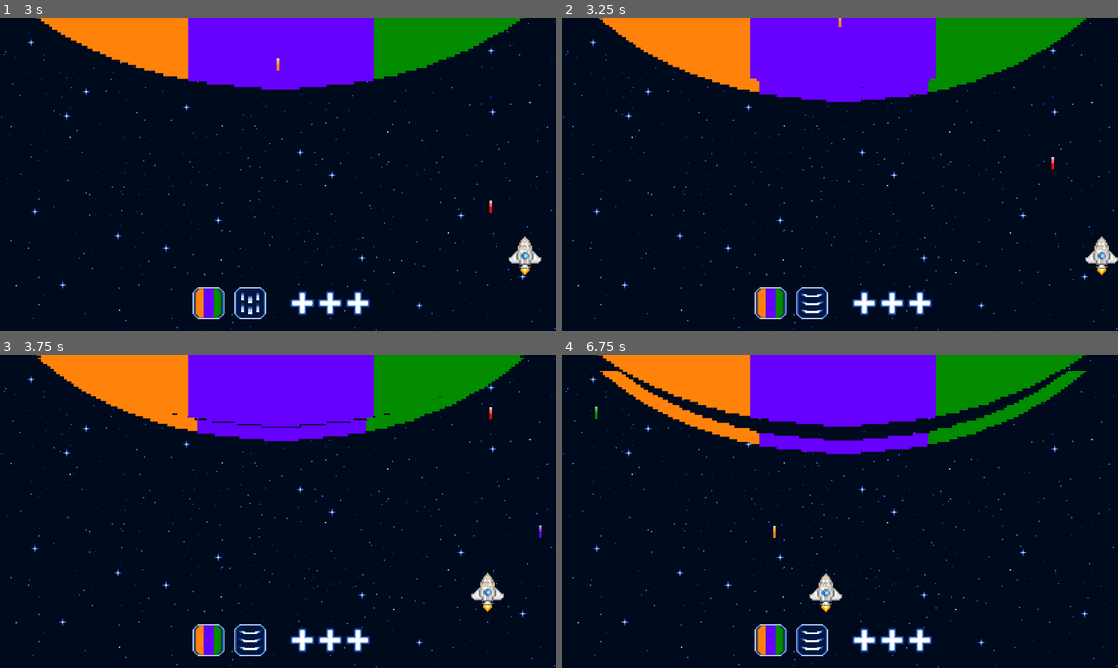
Above: before the commit, frames 1-4 (two rows, left to right).
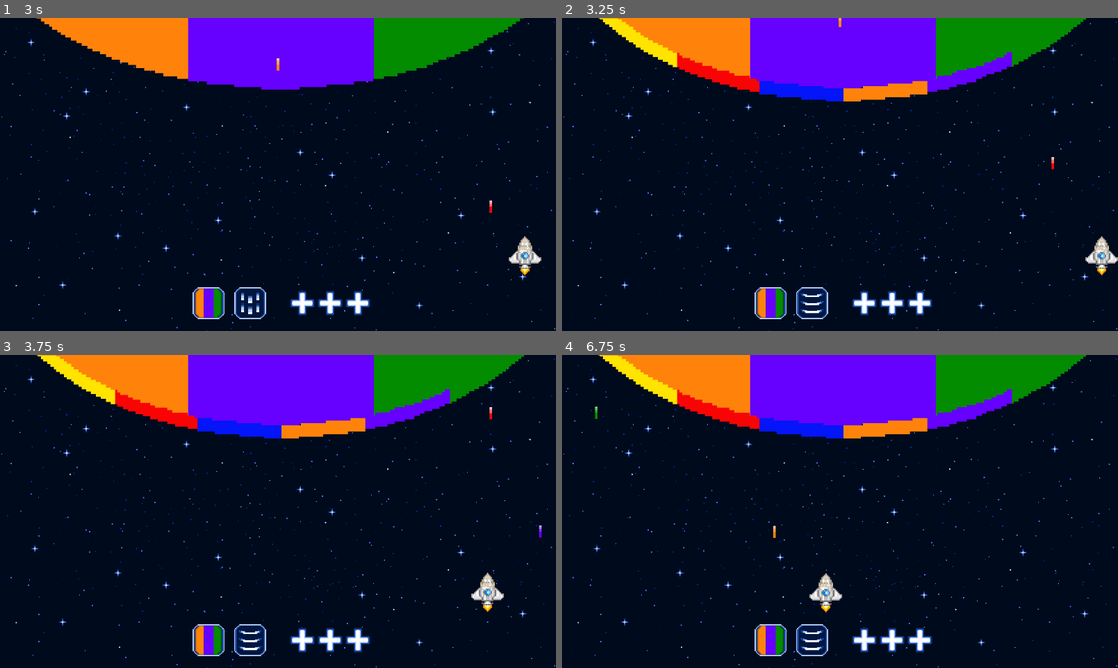
Above: after the commit, the same moments.

Repository: Annars30/GithubRepos-FINAL-project-ver1
Game: Godot game, scene res://Scenes/game.tscn
Two runs of this game, one before a commit and one after it. Both use one fixed random seed, a clock stepped at 60 frames per second and the inputs below.
Inputs:
- Up to frame 1 (3 s): tap Enter at 0.5 s; hold Right (move_right) 0.53-1.28 s; hold B (fire_blue) 0.53-1.28 s; hold Left (move_left) 1.28-2.03 s; tap G (fire_green) at 1.35 s; hold O (fire_orange) 2.03-2.78 s; hold Right (move_right) from 2.03 s (still down); tap R (fire_red) at 2.85 s
- Up to frame 2 (3.25 s): keep holding Right (move_right)
- Up to frame 3 (3.75 s): release Right (move_right) at 3.53 s; hold Left (move_left) from 3.53 s (still down); hold V (fire_violet) from 3.53 s (still down)
- Up to frame 4 (6.75 s): release V (fire_violet) at 4.28 s; tap Y (fire_yellow) at 4.35 s; hold B (fire_blue) 5.03-5.78 s; release Left (move_left) at 5.78 s; hold Right (move_right) from 5.78 s (still down); tap G (fire_green) at 5.85 s; hold O (fire_orange) from 6.53 s (still down)

Frame 1 is identical in both runs. In frame 2, 3.3% of the frame differs, in the area x 6-95%, y 0-27%; in frame 3, 3.9%; in frame 4, 7.3%, in the area x 6-95%, y 0-32%.
Error after the commit: Invalid access to property or key 'position' on a base object of type 'null instance'. (res://Scripts/supernova_wave_3.gd:10)

Commit message:
Update supernova_wave_3.tscn

Diff:
--- a/Scenes/supernova_wave_3.tscn
+++ b/Scenes/supernova_wave_3.tscn
@@ -1,17 +1,42 @@
-[gd_scene load_steps=4 format=3 uid="uid://ts3yit31wyip"]
+[gd_scene load_steps=8 format=3 uid="uid://ts3yit31wyip"]
 
 [ext_resource type="Script" uid="uid://clnauq864v6ri" path="res://Scripts/supernova_wave_3.gd" id="1_hdw8w"]
 [ext_resource type="Texture2D" uid="uid://c40hhmbfn40y3" path="res://Assets/supernova_beams_waves/Supernova_waves_3color.png" id="2_25qrc"]
+[ext_resource type="Texture2D" uid="uid://dyfltaur55cl7" path="res://Assets/supernova_beams_waves/Supernova_waves_6color.png" id="3_25qrc"]
+
+[sub_resource type="AtlasTexture" id="AtlasTexture_1tc5p"]
+atlas = ExtResource("2_25qrc")
+region = Rect2(0, 0, 1280, 191)
+
+[sub_resource type="AtlasTexture" id="AtlasTexture_4ejr3"]
+atlas = ExtResource("3_25qrc")
+region = Rect2(0, 0, 1280, 191)
+
+[sub_resource type="SpriteFrames" id="SpriteFrames_2kqpn"]
+animations = [{
+"frames": [{
+"duration": 1.0,
+"texture": SubResource("AtlasTexture_1tc5p")
+}, {
+"duration": 1.0,
+"texture": SubResource("AtlasTexture_4ejr3")
+}],
+"loop": false,
+"name": &"default",
+"speed": 5.0
+}]
 
 [sub_resource type="CapsuleShape2D" id="CapsuleShape2D_4q8by"]
 radius = 224.0
 height = 543.784
 
-[node name="Supernova_wave_3" type="CharacterBody2D"]
+[node name="Supernova_wave" type="CharacterBody2D"]
 script = ExtResource("1_hdw8w")
 
-[node name="Sprite2D" type="Sprite2D" parent="."]
-texture = ExtResource("2_25qrc")
+[node name="AnimatedSprite2D" type="AnimatedSprite2D" parent="."]
+sprite_frames = SubResource("SpriteFrames_2kqpn")
+frame = 1
+frame_progress = 0.114957
 
 [node name="CollisionShape2D" type="CollisionShape2D" parent="."]
 position = Vector2(0, -181)
